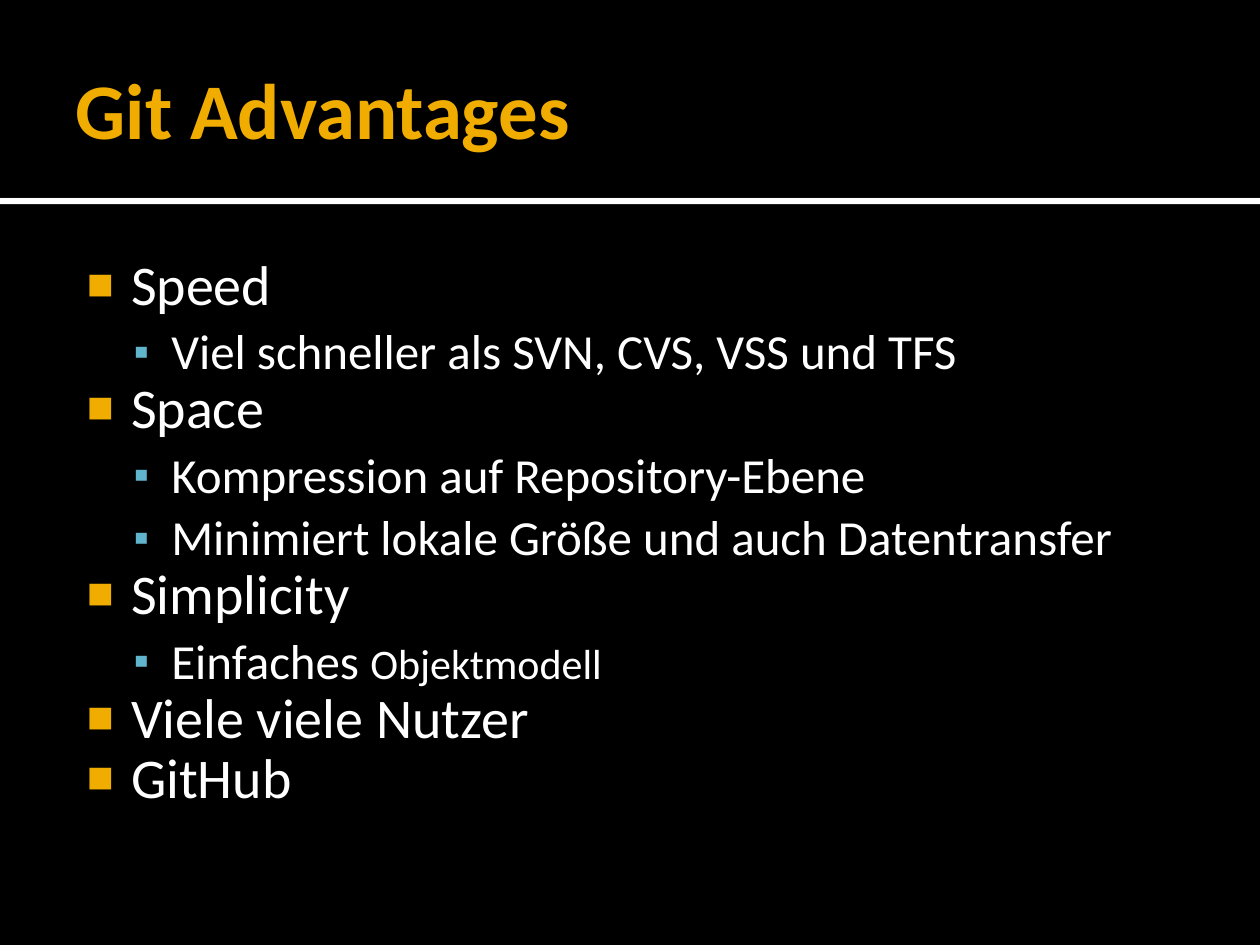
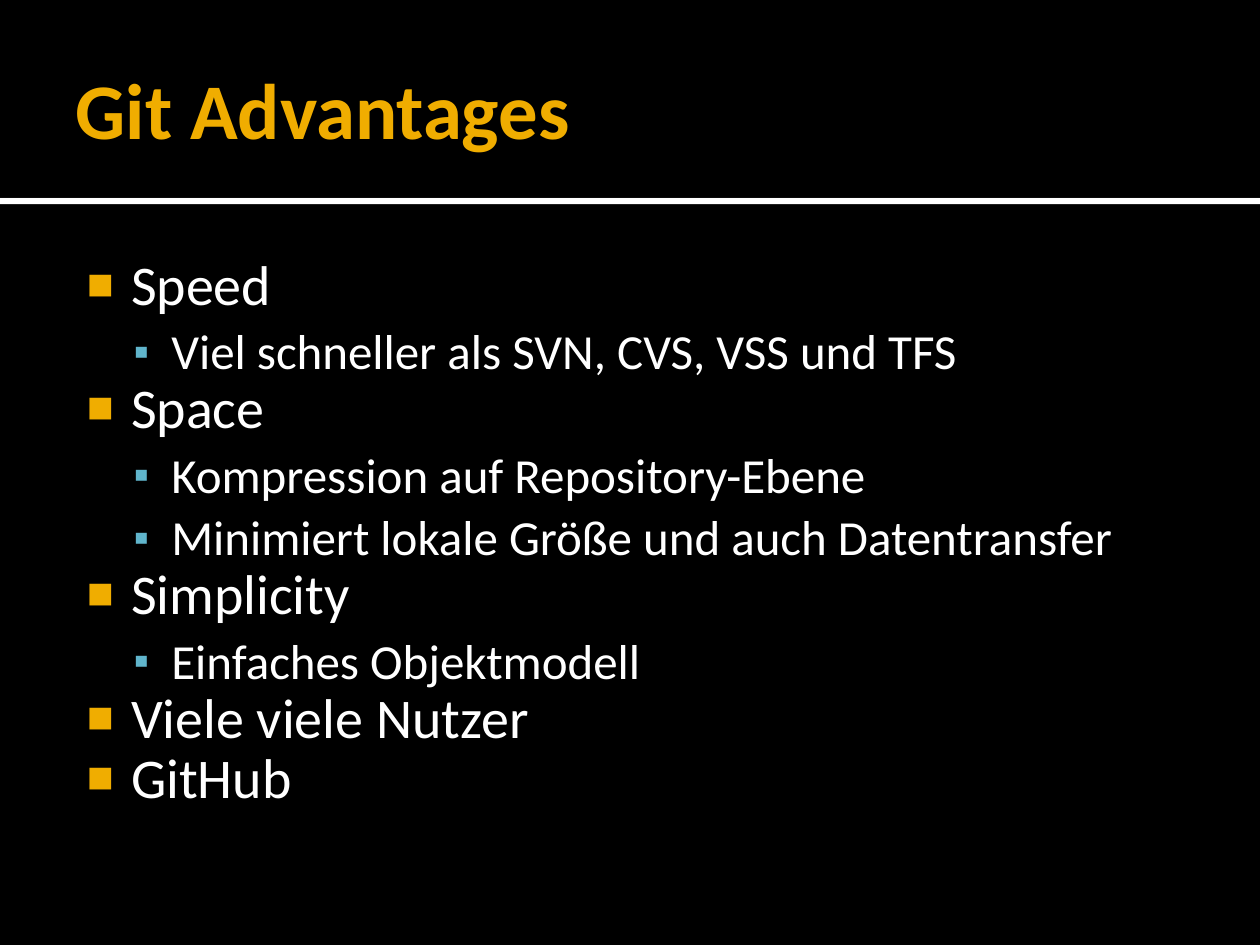
Before and after one commit to forki/GitTalk, a slide deck: slide 13 of GitTalk.pptx. Drawn at 1260x945 pixels with LibreOffice and Linux fonts; fonts in the diff are those of the drawing. Boxes give left, top, right and bottom in pixels: in the first picture for what was removed or moved away, otherwise in the second. Text is boxed around its words. In the diff, an @@ line names an element or a change of style, - is before the commit and + after.

```diff
--- a/GitTalk.pptx
+++ b/GitTalk.pptx
@@ text at (x1=171, y1=645, x2=640, y2=688): size 24 to 28 pt in "Objektmodell" @@
```
Also in this commit, not shown: 5 other slides changed.
